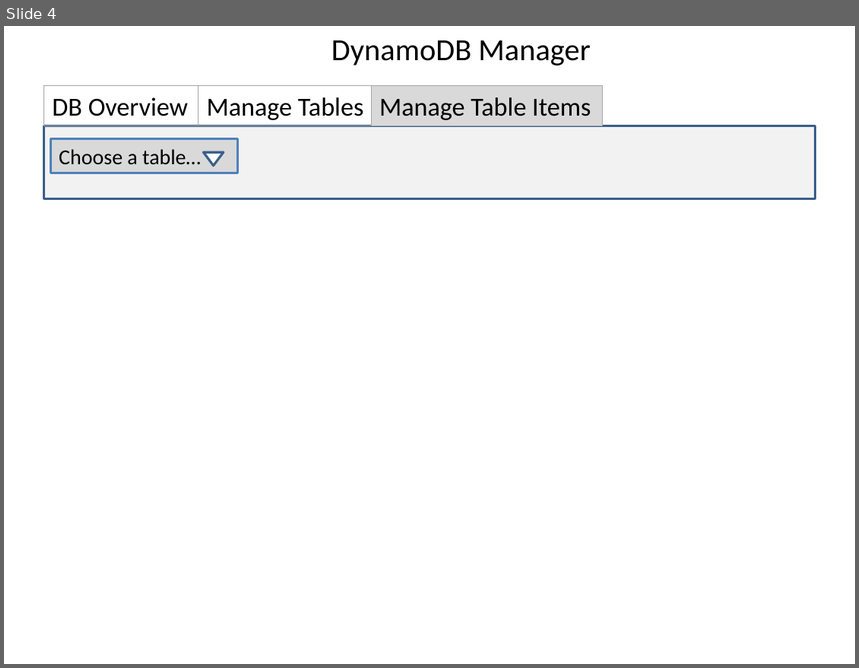
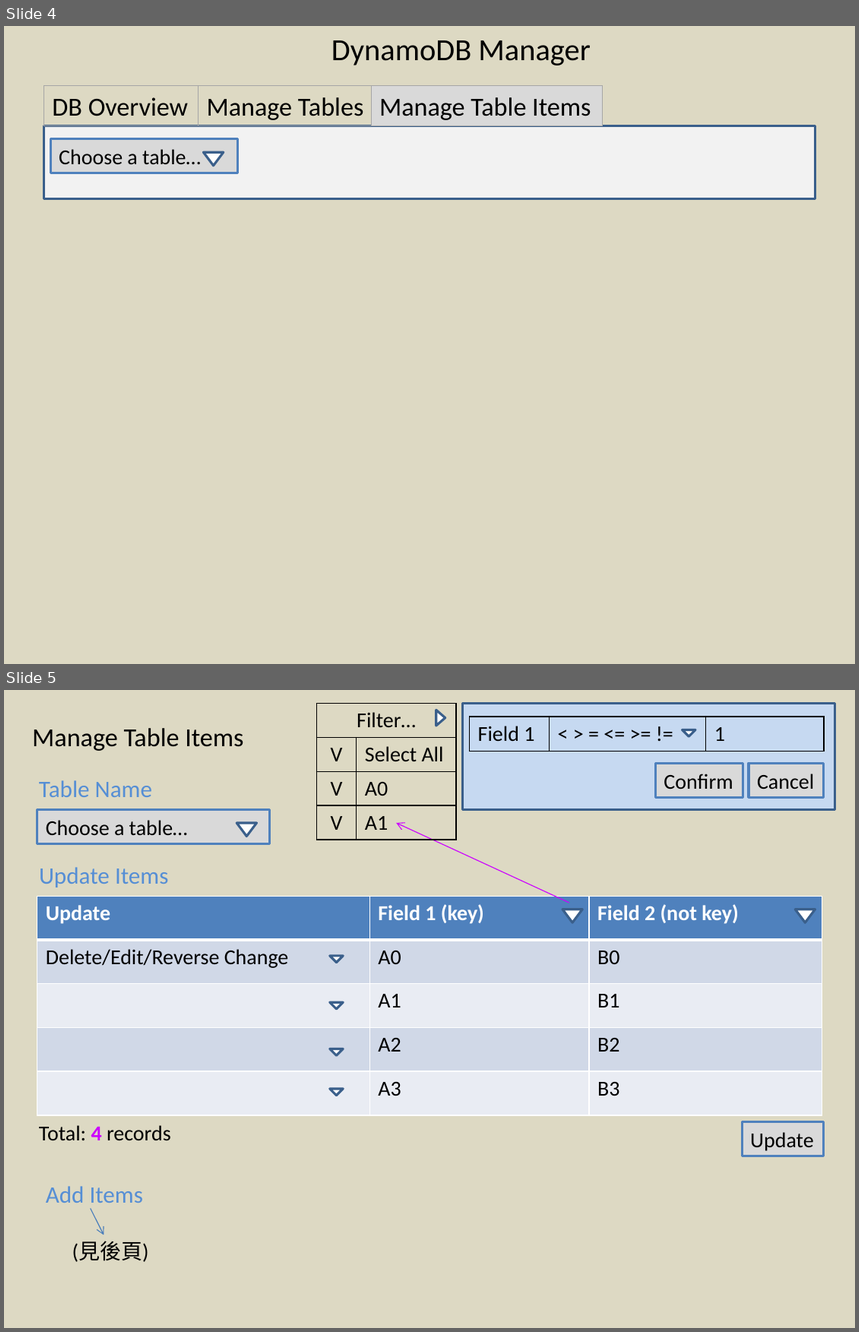
Before and after one commit to joycejoyce/DynamoDBManager, a slide deck: design/DynamoDB Manager.pptx. Shown one above the other, each under a label of ours: slide 4 before the commit, slides 4 and 5 after it. The pictures are 859x668 and 859x1332 pixels, drawn with LibreOffice and Linux fonts; fonts in the diff are those of the drawing. Boxes give left, top, right and bottom in pixels: in the first picture for what was removed or moved away, otherwise in the second. Text is boxed around its words. In the diff, an @@ line names an element or a change of style, - is before the commit and + after.

Commit message:
Re-design 'Manage Table Item' page

```diff
--- a/design/DynamoDB Manager.pptx
+++ b/design/DynamoDB Manager.pptx
@@ slide 5 added at <box>4,690,855,1328</box>, background #DDD9C3 @@
@@ table added at <box>316,704,456,840</box>, 4 rows, 2 columns @@
+Filter… | 
+V | Select All
+V | A0
+V | A1
@@ flow chart merge added at <box>436,710,446,725</box>, fill #FFFFFF, outline #3A5F8C 2 pt @@
@@ rectangle added at <box>463,704,835,810</box>, fill #C6D9F1, outline #3A5F8C 2 pt @@
@@ text added at <box>32,728,243,751</box>, 22 pt, text #000000 @@
+Manage Table Items
@@ table added at <box>470,717,825,752</box>, 1 rows, 3 columns @@
+Field 1 | < > = <= >= != | 1
@@ flow chart merge added at <box>683,730,696,737</box>, fill #FFFFFF, outline #3A5F8C 2 pt @@
@@ text added at <box>39,780,152,797</box>, 20 pt, text #558ED5 @@
+Table Name
@@ rectangle added at <box>656,763,743,797</box>, fill #D9D9D9, outline #4F81BD 2 pt, 18 pt, text #000000 @@
+Confirm
@@ rectangle added at <box>749,763,824,797</box>, fill #D9D9D9, outline #4F81BD 2 pt, 18 pt, text #000000 @@
+Cancel
@@ rectangle added at <box>37,810,269,844</box>, fill #D9D9D9, outline #4F81BD 2 pt, 18 pt, text #000000 @@
+Choose a table…
@@ flow chart merge added at <box>237,823,256,837</box>, fill #FFFFFF, outline #3A5F8C 2 pt @@
@@ arrow added from (569, 903) to (396, 823), #CC00FF 0.75 pt @@
@@ text added at <box>39,867,169,888</box>, 20 pt, text #558ED5 @@
+Update Items
@@ table added at <box>37,896,822,1116</box>, 5 rows, 3 columns @@
+Update | Field 1 (key) | Field 2 (not key)
+Delete/Edit/Reverse Change | A0 | B0
+ | A1 | B1
+ | A2 | B2
+ | A3 | B3
@@ flow chart merge added at <box>563,910,582,923</box>, fill #FFFFFF, outline #3A5F8C 2 pt @@
@@ flow chart merge added at <box>796,910,815,923</box>, fill #FFFFFF, outline #3A5F8C 2 pt @@
@@ flow chart merge added at <box>330,955,344,962</box>, fill #FFFFFF, outline #3A5F8C 2 pt @@
@@ flow chart merge added at <box>330,1002,344,1009</box>, fill #FFFFFF, outline #3A5F8C 2 pt @@
@@ flow chart merge added at <box>330,1049,344,1056</box>, fill #FFFFFF, outline #3A5F8C 2 pt @@
@@ flow chart merge added at <box>330,1089,344,1096</box>, fill #FFFFFF, outline #3A5F8C 2 pt @@
@@ rectangle added at <box>742,1122,824,1157</box>, fill #D9D9D9, outline #4F81BD 2 pt, 18 pt, text #000000 @@
+Update
@@ text added at <box>39,1125,171,1141</box>, 18 pt, text #000000 @@
+Total: 4 records
@@ text added at <box>46,1186,144,1209</box>, 20 pt, text #558ED5 @@
+Add Items
@@ arrow added from (91, 1208) to (104, 1236), #4B7EBC 0.75 pt @@
@@ text added at <box>72,1242,149,1262</box>, 18 pt, text #000000 @@
+(見後頁)
@@ slide 4 changed as well @@
@@ background #FFFFFF to #DDD9C3 @@
```
Also in this commit, not shown: 12 other slides changed, 2 other slides added, 1 other file.
